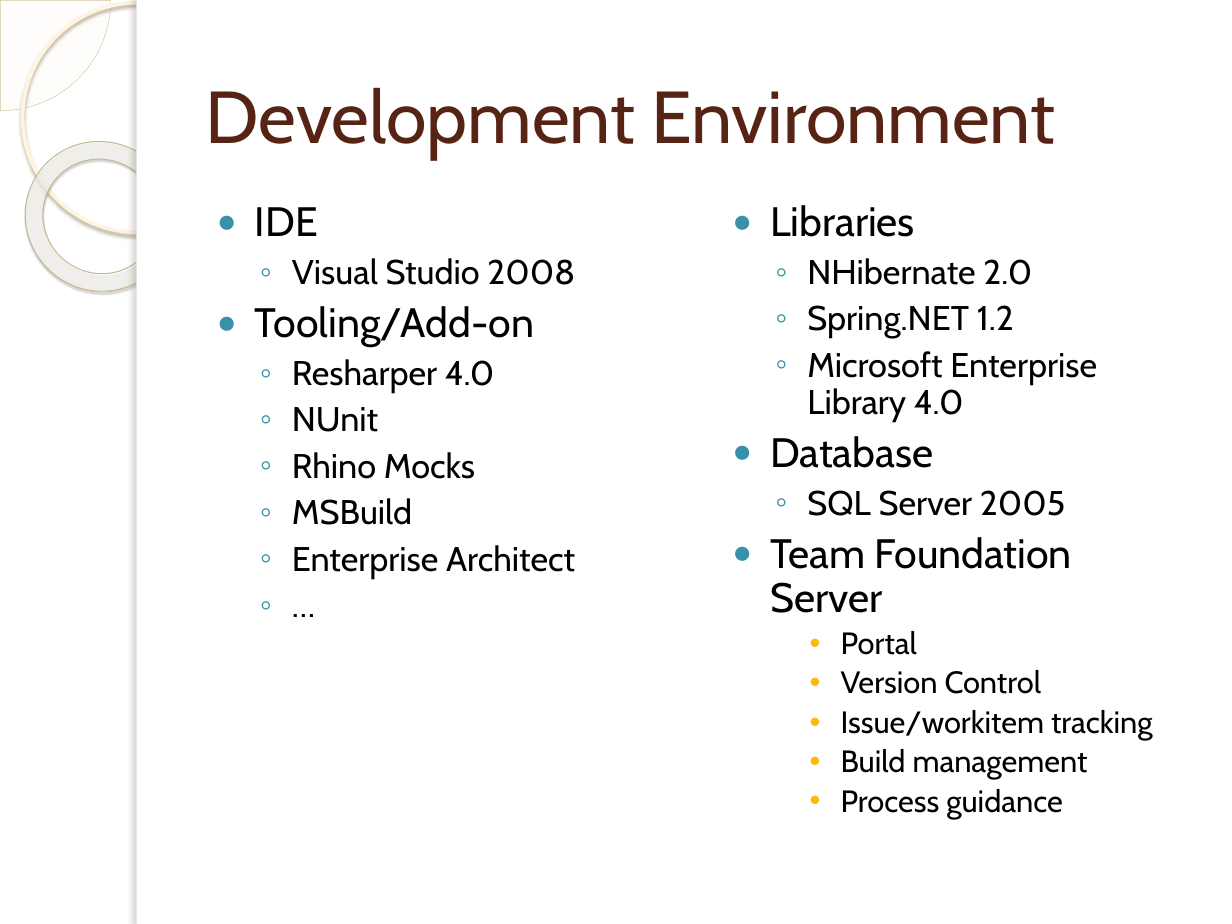
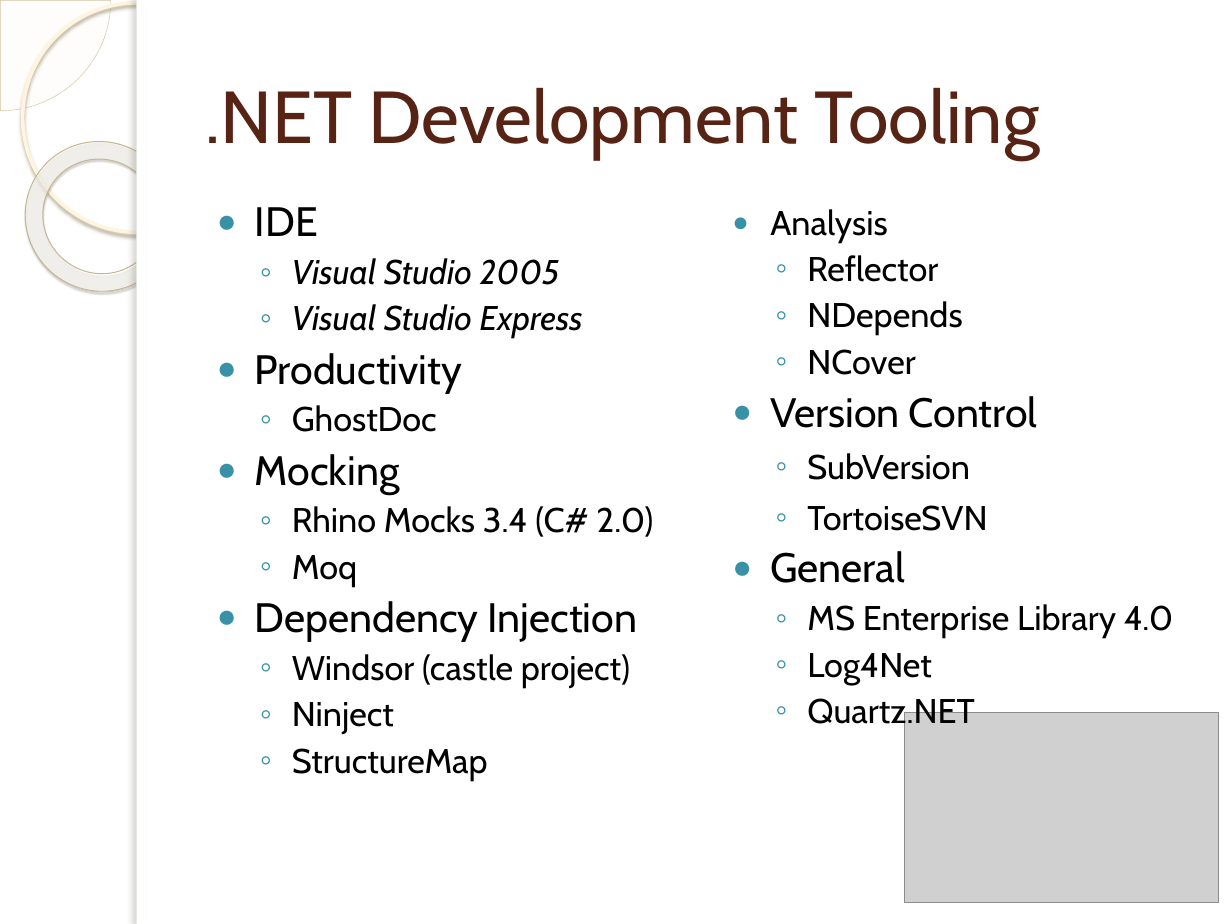
Before and after one commit to michelgrootjans/foresee, a slide deck: slide 4 of Agile.net/dotnet.pptx (slide 3 before the commit). Drawn at 1232x924 pixels with LibreOffice and Linux fonts; fonts in the diff are those of the drawing; grey boxes stand for pictures; background and template pictures are left out. Boxes give left, top, right and bottom in pixels: in the first picture for what was removed or moved away, otherwise in the second. Text is boxed around its words. In the diff, an @@ line names an element or a change of style, - is before the commit and + after.

```diff
--- a/Agile.net/dotnet.pptx
+++ b/Agile.net/dotnet.pptx
@@ title at (x1=206, y1=87, x2=1040, y2=159): text changed @@
-Development Environment
+.NET Development Tooling
@@ text at (x1=770, y1=209, x2=962, y2=375): text changed @@
-● Libraries
-  ◦ NHibernate 2.0
-  ◦ Spring.NET 1.2
-  ◦ Microsoft Enterprise Library 4.0
-● Database
-  ◦ SQL Server 2005
-● Team Foundation Server
-    • Portal
+  ● Analysis
+  ◦ Reflector
+  ◦ NDepends
+  ◦ NCover
@@ text at (x1=255, y1=258, x2=653, y2=781): text changed @@
-  ◦ Visual Studio 2008
-● Tooling/Add-on
-  ◦ Resharper 4.0
-  ◦ NUnit
-  ◦ Rhino Mocks
-  ◦ MSBuild
-  ◦ Enterprise Architect
-  ◦ …
+  ◦ Visual Studio 2005
+  ◦ Visual Studio Express
+● Productivity
+  ◦ GhostDoc
+● Mocking
+  ◦ Rhino Mocks 3.4 (C# 2.0)
+  ◦ Moq
+● Dependency Injection
+  ◦ Windsor (castle project)
+  ◦ Ninject
+  ◦ StructureMap
@@ text at (x1=770, y1=396, x2=1038, y2=428): size 18 to 24 pt in "Version Control"; bullet • to ●; list level 3 to 1 in "Version Control"; bullet colour #FEB80A to #3891A7 @@
@@ text at (x1=770, y1=453, x2=1174, y2=731): text changed; size 18 to 20 pt @@
-    • Issue/workitem tracking
-    • Build management
-    • Process guidance
+  ◦ SubVersion
+  ◦ TortoiseSVN
+● General
+  ◦ MS Enterprise Library 4.0
+  ◦ Log4Net
+  ◦ Quartz.NET
@@ picture added at (x1=904, y1=712, x2=1217, y2=903) @@
```
Also in this commit, not shown: 4 other slides changed, 3 slides added, 2 slides removed, 1 other file.
